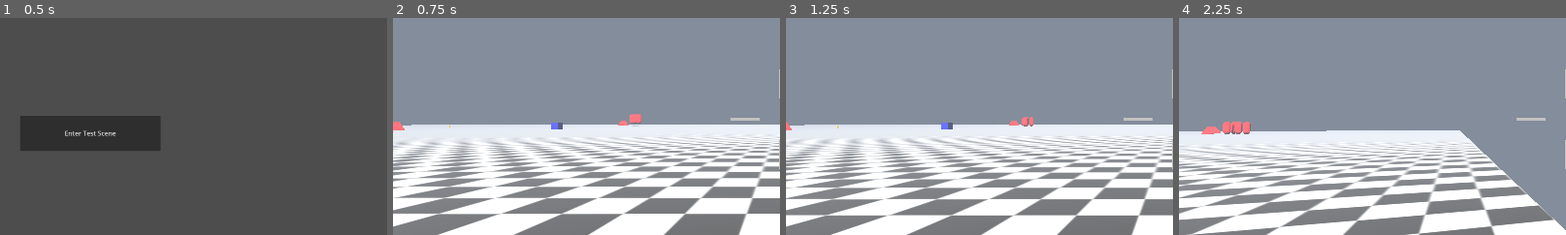
Above: before the commit, frames 1-4 (left to right).
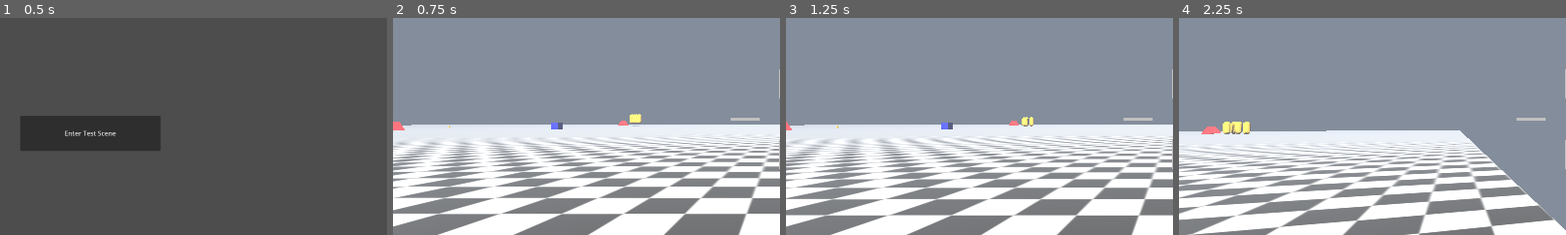
Above: after the commit, the same moments.

Repository: Octopodes-Nuts/FracturedExodus
Game: Godot game, scene res://ui/main_menu/MainMenu.tscn
Same seed, same stepped clock (60 frames per second), same inputs: the game is played once before the commit and once after it.
Inputs (mouse positions are % of the whole screen's width and height, from its top left):
- Up to frame 1 (0.5 s): no input
- Up to frame 2 (0.75 s): click "Enter Test Scene" at 0.5 s
- Up to frame 3 (1.25 s): no input
- Up to frame 4 (2.25 s): move the mouse to (55, 50) at 1.27 s; hold Right mouse button (ads) 1.28-2.03 s; hold W (move_forward) from 1.28 s (still down); click (55, 50) at 1.42 s; tap Space (jump) at 1.52 s; move the mouse to (45, 50) at 2.02 s; tap C (crouch) at 2.1 s
The pictures show only the part of the screen within x 0-50%, y 27-77%; the shares and areas given below are measured in that part.

Frame 1 is identical in both runs. In frame 2, 0.1% of the frame differs, in the area x 61-65%, y 44-49%; in frame 3, less than 0.1%; in frame 4, 0.3%, in the area x 11-19%, y 47-54%.

Commit message:
BasicEnemy changes color based on state

Diff:
--- a/src/behavior/ai/basic_enemy/BasicEnemy.gd
+++ b/src/behavior/ai/basic_enemy/BasicEnemy.gd
@@ -1,11 +1,11 @@
 ###############################################################
 # Copyright (c) 2023 Octopodes Studio
-# Authors: Isaiah Raspet
+# Authors: Isaiah Raspet, Minsung Kim
 ###############################################################
-
 extends CharacterBody3D
 
 @onready var navigation: NavigationAgent3D = $navigation
+@onready var enemy_mesh: MeshInstance3D = $enemy_mesh
 
 @export var health: float = 100.0
 @export var speed: float = 40.0
@@ -18,6 +18,13 @@
 var movement: Vector3 = Vector3()
 
 var home: Area3D
+
+var idle_color: Material = preload('res://debug/materials/debug_teal.tres')
+var scan_color: Material = preload('res://debug/materials/debug_forest_green.tres')
+var patrol_color: Material = preload('res://debug/materials/debug_yellow.tres')
+var aware_color: Material = preload('res://debug/materials/debug_red.tres')
+var persuit_color: Material = preload('res://debug/materials/debug_blue.tres')
+var retreat_color: Material = preload('res://debug/materials/debug_white.tres')
 
 func update_target_location(location):
 	location.y = 0
@@ -64,8 +71,9 @@
 # And make a decision as to its current state
 func evaluate(delta):
 	if Awareness == AwarenessState.IDLE:
+		enemy_mesh.set_surface_override_material(0, idle_color)
+
 		# find a random position to move to
-
 		var too_far = false
 		if Vector2(global_transform.origin.x,global_transform.origin.z).\
 			distance_to(Vector2(home.global_transform.origin.x, home.global_transform.origin.z)) > MAX_DIST:
@@ -112,6 +120,8 @@
 		return (navigation.get_next_path_position() - global_transform.origin).normalized()
 
 	elif Awareness == AwarenessState.PATROL:
+		enemy_mesh.set_surface_override_material(0, patrol_color)
+
 		# continue along current path
 		# patrolling should take place within a certain range of the AI's home location
 		if navigation.distance_to_target() < 2.0:
@@ -121,6 +131,8 @@
 			return (navigation.get_next_path_position() - global_transform.origin).normalized()
 
 	elif Awareness == AwarenessState.SCAN:
+		enemy_mesh.set_surface_override_material(0, scan_color)
+
 		current_scan_time -= delta
 		if current_scan_time <= 0:
 			Awareness = AwarenessState.IDLE
@@ -128,6 +140,7 @@
 		return Vector3.ZERO
 
 	elif Awareness == AwarenessState.AWARE:
+		enemy_mesh.set_surface_override_material(0, aware_color)
 
 		if navigation.distance_to_target() < 2.0:
 			Awareness = AwarenessState.IDLE
@@ -135,9 +148,13 @@
 			return (navigation.get_next_path_position() - global_transform.origin).normalized()
 
 	elif Awareness == AwarenessState.PERSUIT:
+		enemy_mesh.set_surface_override_material(0, persuit_color)
+
 		# actively chase player
 		pass
 	elif Awareness == AwarenessState.RETREAT:
+		enemy_mesh.set_surface_override_material(0, retreat_color)
+
 		# run away from player or toward cover
 		pass
 
--- /dev/null
+++ b/src/debug/materials/debug_forest_green.tres
@@ -0,0 +1,4 @@
+[gd_resource type="StandardMaterial3D" format=3 uid="uid://cv8tmwv52dem4"]
+
+[resource]
+albedo_color = Color(0.155013, 0.335555, 0.234971, 1)
--- /dev/null
+++ b/src/debug/materials/debug_teal.tres
@@ -0,0 +1,4 @@
+[gd_resource type="StandardMaterial3D" format=3 uid="uid://devnkg58qjoj8"]
+
+[resource]
+albedo_color = Color(0.0235294, 1, 1, 1)
--- /dev/null
+++ b/src/debug/materials/debug_white.tres
@@ -0,0 +1,3 @@
+[gd_resource type="StandardMaterial3D" format=3 uid="uid://botl5icrrwmhm"]
+
+[resource]
--- a/src/debug/materials/debug_yellow.tres
+++ b/src/debug/materials/debug_yellow.tres
@@ -1,5 +1,5 @@
-[gd_resource type="StandardMaterial3D" format=2]
+[gd_resource type="StandardMaterial3D" format=3 uid="uid://clxsvej0fs234"]
 
 [resource]
 vertex_color_is_srgb = true
-albedo_color = Color( 1, 0.796078, 0, 1 )
+albedo_color = Color(1, 0.796078, 0, 1)
